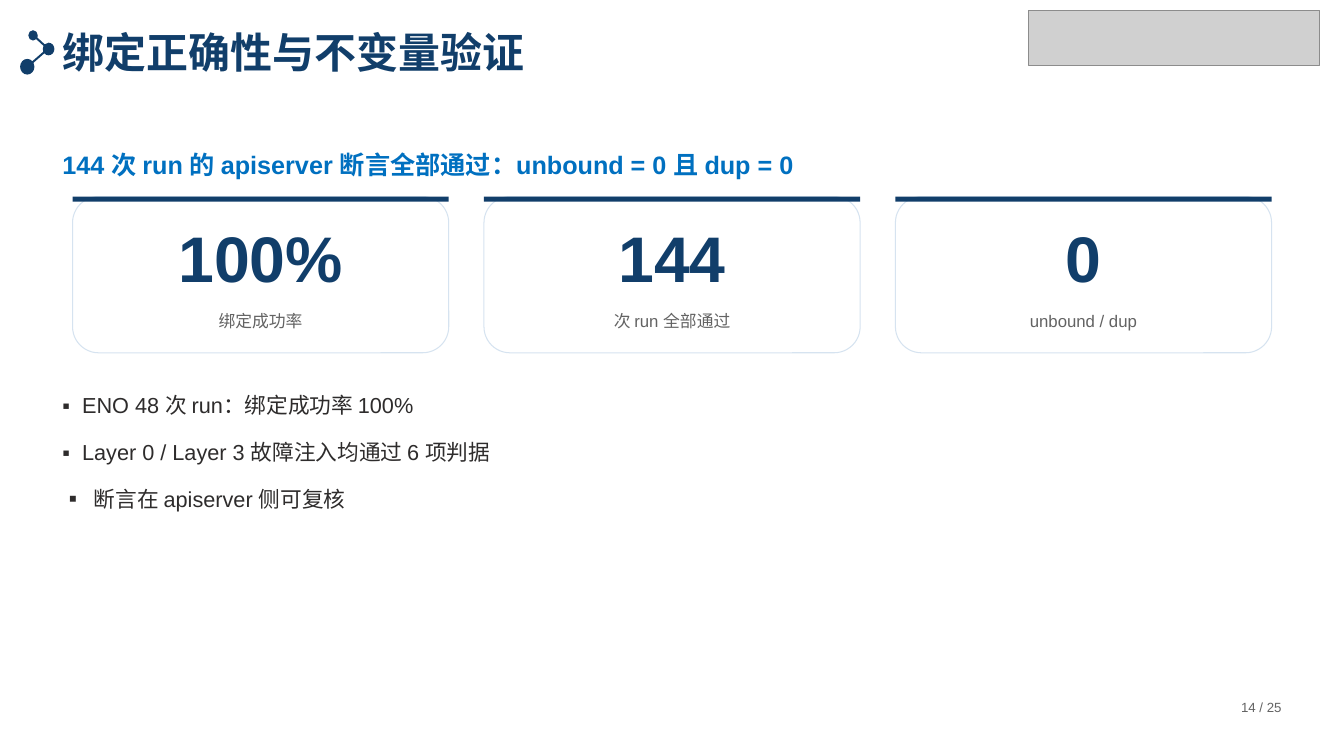
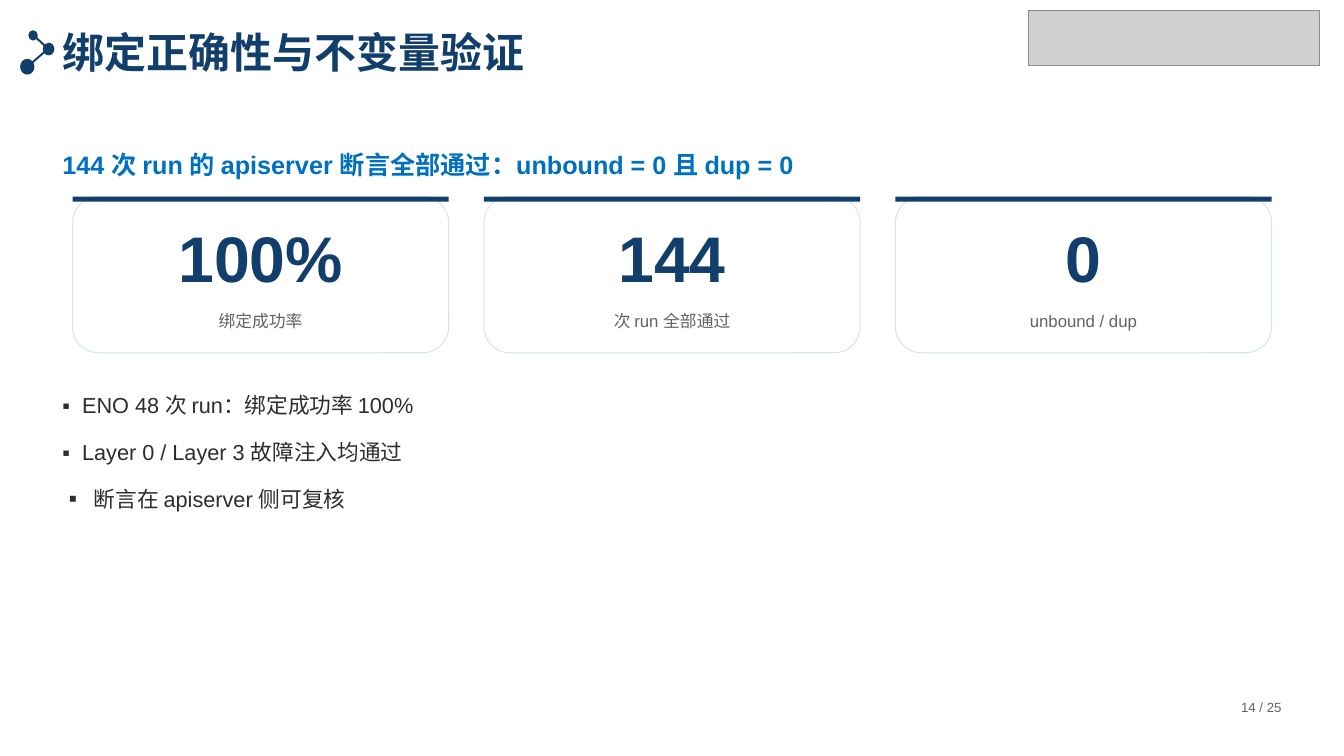
Before and after one commit to tengfei86/godel-scheduler, a slide deck: slide 14 of docs/thesis/defense/答辩PPT-北航模板版.pptx. Drawn at 1344x756 pixels with LibreOffice and Linux fonts; fonts in the diff are those of the drawing; grey boxes stand for pictures. Boxes give left, top, right and bottom in pixels: in the first picture for what was removed or moved away, otherwise in the second. Text is boxed around its words. In the diff, an @@ line names an element or a change of style, - is before the commit and + after.

```diff
--- a/docs/thesis/defense/答辩PPT-北航模板版.pptx
+++ b/docs/thesis/defense/答辩PPT-北航模板版.pptx
@@ text at (82, 441, 403, 465): text changed @@
-▪ Layer 0 / Layer 3 故障注入均通过 6 项判据
+▪ Layer 0 / Layer 3 故障注入均通过
```
Also in this commit, not shown: 3 other files.
